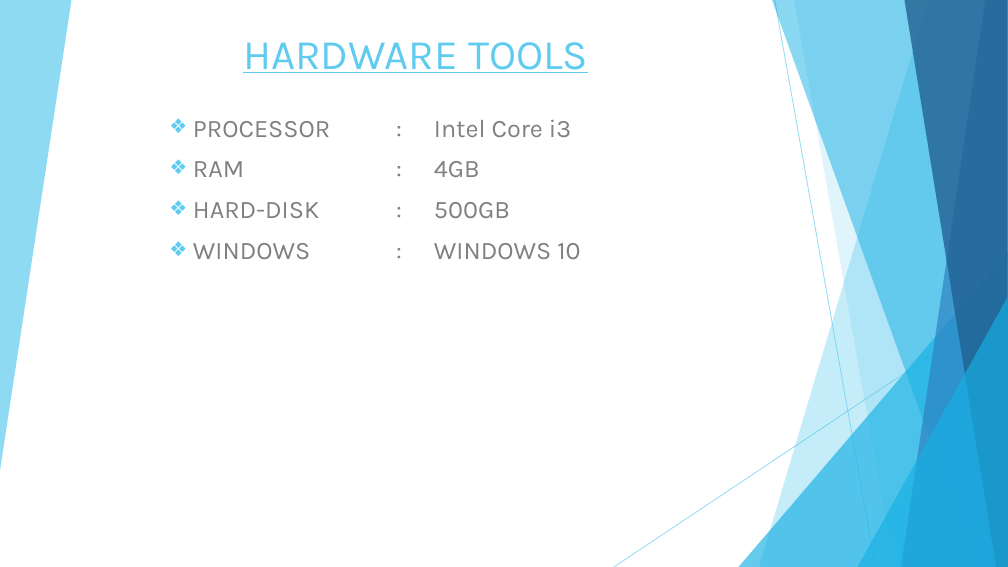
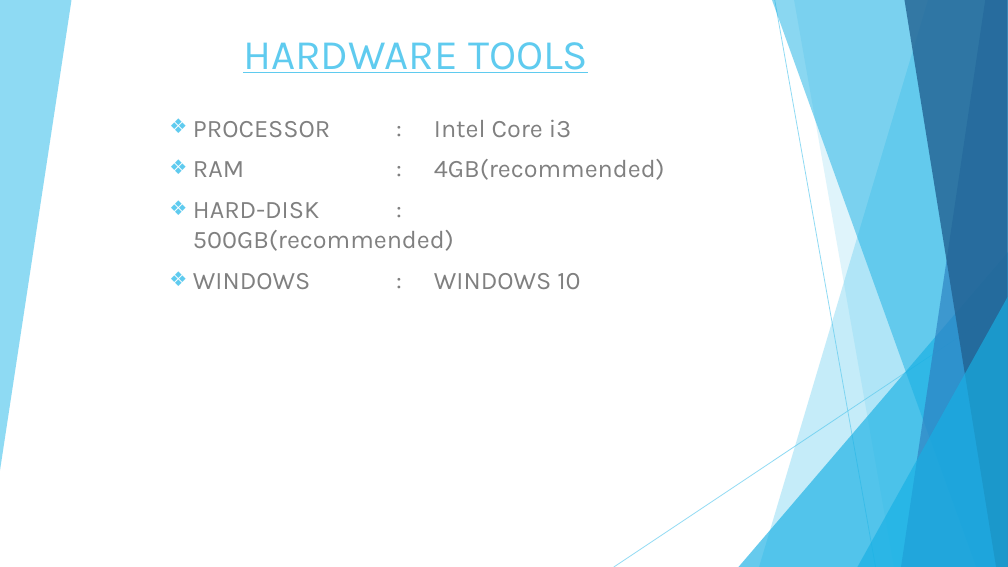
Before and after one commit to vivek-patel007/agwiscart-project, a slide deck: slide 6 of documents/project-agwiscart.pptx. Drawn at 1008x567 pixels with LibreOffice and Linux fonts; fonts in the diff are those of the drawing. Boxes give left, top, right and bottom in pixels: in the first picture for what was removed or moved away, otherwise in the second. Text is boxed around its words. In the diff, an @@ line names an element or a change of style, - is before the commit and + after.

```diff
--- a/documents/project-agwiscart.pptx
+++ b/documents/project-agwiscart.pptx
@@ subtitle at [193,159,665,251]: text changed @@
-❖ RAM : 4GB
-❖ HARD-DISK : 500GB
+❖ RAM : 4GB(recommended)
+❖ HARD-DISK : 500GB(recommended)
```
Also in this commit, not shown: 5 other slides changed, 5 slides added, 1 other file.
